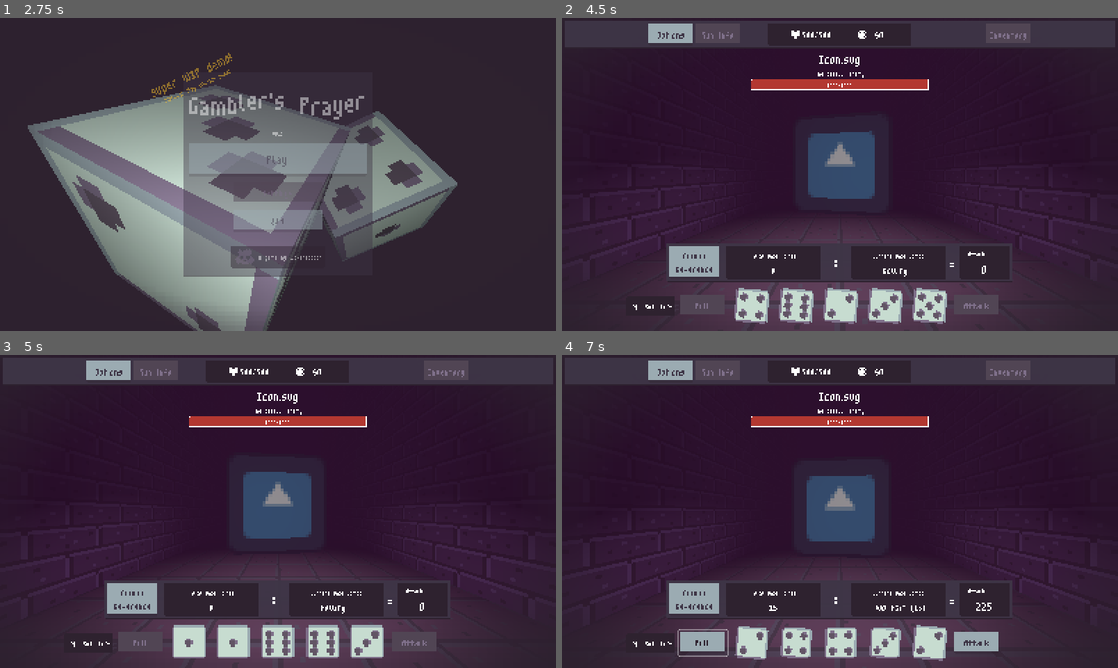
Above: before the commit, frames 1-4 (two rows, left to right).
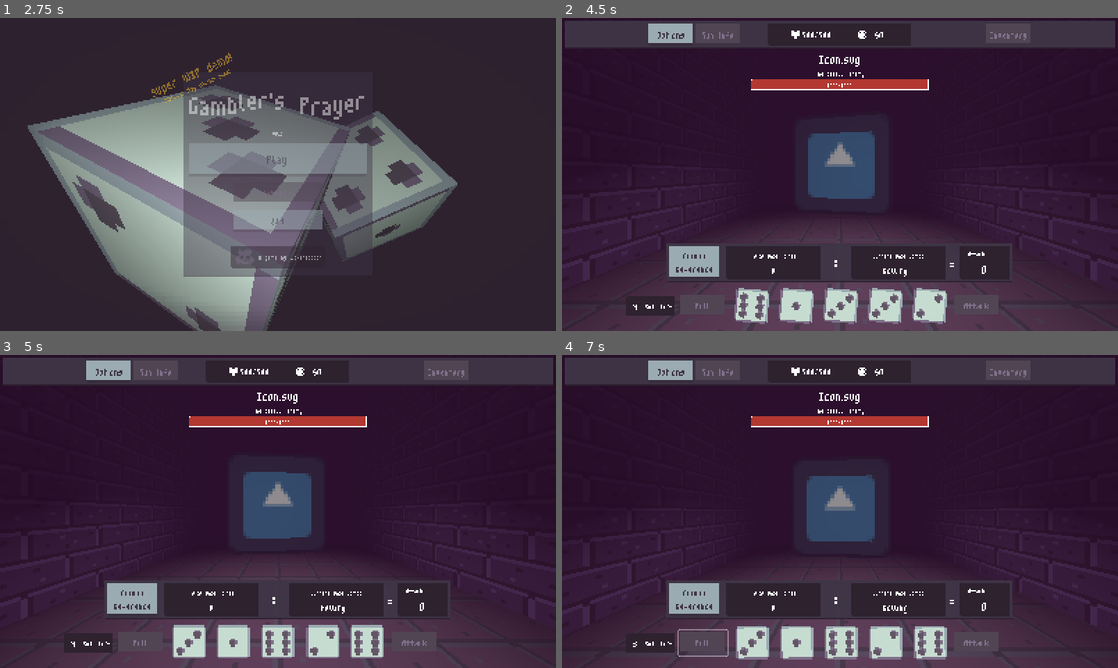
Above: after the commit, the same moments.

Repository: wokeraccoon/DiceGame
Game: Godot game, scene res://scenes/main.tscn
Same seed, same stepped clock (60 frames per second), same inputs: the game is played once before the commit and once after it. The engine's default icon, where the game draws it, is replaced by a stand-in: a white triangle on a blue panel in a dark square.
Inputs:
- Up to frame 1 (2.75 s): tap Enter (ui_accept) at 0.5, 0.77, 1.52 s; hold Up (ui_up) 0.53-1.28 s; hold Down (ui_down) 1.28-2.03 s; hold Up (ui_up) from 2.03 s (still down)
- Up to frame 2 (4.5 s): release Up (ui_up) at 2.75 s; click "Play" at 2.75 s; hold Up (ui_up) 3.53-4.28 s; tap Enter (ui_accept) at 3.77 s; hold Down (ui_down) from 4.28 s (still down)
- Up to frame 3 (5 s): keep holding Down (ui_down); tap Enter (ui_accept) at 4.52 s
- Up to frame 4 (7 s): tap Enter (ui_accept) at 5.27, 6.77 s; release Down (ui_down) at 6.53 s; hold Up (ui_up) from 6.53 s (still down)

Frame 1 is identical in both runs. In frame 2, 0.4% of the frame differs, in the area x 31-69%, y 87-97%; in frame 3, 0.3%; in frame 4, 2.4%, in the area x 12-79%, y 79-98%.
Error in both runs: Cannot call method 'get_device_name' on a null value. (res://scenes/debug/debug_stats_panel.gd:14)

Commit message:
reworked how battle manager works

Diff:
--- a/scenes/game/game_manager.gd
+++ b/scenes/game/game_manager.gd
@@ -1,15 +1,15 @@
 class_name GameManager
 extends Node2D
+
+const BATTLE_MANAGER = preload("res://scenes/game/managers/battle_manager/battle_manager.tscn")
 
 @onready var player_manager: PlayerManager = %PlayerManager
 @onready var dice_calculator: DiceCalculator = %DiceCalculator
 
-@onready var enemy_manager: EnemyManager = %EnemyManager
-@onready var battle_manager : BattleManager = %BattleManager
-
 @onready var top_bar_ui: TopBarUI = %TopBarUI
 
-@onready var battle_ui_layer : CanvasLayer = %BattleUILayer
+@onready var battle_ui_layer: CanvasLayer = %BattleUILayer
+var battle_manager : BattleManager
 
 enum ManagerStates {
 	START_STAGE,
@@ -33,5 +33,7 @@
 
 	match manager_state:
 		ManagerStates.START_STAGE:
-			battle_ui_layer.show()
-			battle_manager.start_battle()
+			battle_manager = BATTLE_MANAGER.instantiate()
+			battle_ui_layer.add_child(battle_manager)
+
+			battle_manager.start_battle(player_manager,dice_calculator)
--- a/scenes/game/game_manager.tscn
+++ b/scenes/game/game_manager.tscn
@@ -1,16 +1,9 @@
-[gd_scene load_steps=12 format=3 uid="uid://b6hkp7ydpotqs"]
+[gd_scene load_steps=5 format=3 uid="uid://b6hkp7ydpotqs"]
 
 [ext_resource type="Script" uid="uid://v54vb110se7y" path="res://scenes/game/game_manager.gd" id="1_x6pty"]
 [ext_resource type="PackedScene" uid="uid://b2rt1670ts75n" path="res://scenes/game/managers/dice_calculator/dice_calculator.tscn" id="2_ghnn3"]
 [ext_resource type="PackedScene" uid="uid://c8iv0aaoj855d" path="res://scenes/game/managers/player_manager/player_manager.tscn" id="3_o5hsk"]
-[ext_resource type="PackedScene" uid="uid://tliv023b8t2y" path="res://scenes/game/battle_stage/battle_ui/player_dice_ui/player_dice_ui.tscn" id="4_g0gdj"]
-[ext_resource type="PackedScene" uid="uid://bt7hu8n4rfque" path="res://gui_assets/vignette.tscn" id="4_o5hsk"]
-[ext_resource type="PackedScene" uid="uid://cdbe3ylrhpbku" path="res://scenes/game/managers/enemy_manager/enemy_manager.tscn" id="4_wap17"]
-[ext_resource type="Resource" uid="uid://bla561aa14rfg" path="res://enemies/icon.tres" id="5_0vd8f"]
-[ext_resource type="Script" uid="uid://cfq66dvtr34an" path="res://scenes/game/managers/battle_manager.gd" id="6_iorb4"]
 [ext_resource type="PackedScene" uid="uid://cv7a1erym7ml7" path="res://scenes/game/top_bar_ui/top_bar_ui.tscn" id="6_u5ytd"]
-[ext_resource type="PackedScene" uid="uid://dsqqw522ht8gh" path="res://scenes/game/battle_stage/battle_ui/enemy_info_ui.tscn" id="7_ok4xb"]
-[ext_resource type="PackedScene" uid="uid://o0mlkxh53i6j" path="res://scenes/game/battle_stage/battle_ui/enemy_dice_ui.tscn" id="10_0vd8f"]
 
 [node name="GameManager" type="Node2D"]
 script = ExtResource("1_x6pty")
@@ -21,68 +14,16 @@
 [node name="PlayerManager" parent="." instance=ExtResource("3_o5hsk")]
 unique_name_in_owner = true
 
-[node name="EnemyManager" parent="." instance=ExtResource("4_wap17")]
-unique_name_in_owner = true
-enemy_resource = ExtResource("5_0vd8f")
-
 [node name="WorldLayer" type="CanvasLayer" parent="."]
-
-[node name="SubViewportContainer" type="SubViewportContainer" parent="WorldLayer"]
-anchors_preset = 15
-anchor_right = 1.0
-anchor_bottom = 1.0
-grow_horizontal = 2
-grow_vertical = 2
-stretch = true
-stretch_shrink = 4
-
-[node name="WorldSubViewport" type="SubViewport" parent="WorldLayer/SubViewportContainer"]
-unique_name_in_owner = true
-handle_input_locally = false
-size = Vector2i(320, 180)
-render_target_update_mode = 4
-
-[node name="Vignette" parent="WorldLayer" instance=ExtResource("4_o5hsk")]
 
 [node name="BattleUILayer" type="CanvasLayer" parent="."]
 unique_name_in_owner = true
 
-[node name="BattleManager" type="Node" parent="BattleUILayer"]
-unique_name_in_owner = true
-script = ExtResource("6_iorb4")
-
-[node name="PlayerDiceUI" parent="BattleUILayer" instance=ExtResource("4_g0gdj")]
-unique_name_in_owner = true
+[node name="TraversingLayer" type="CanvasLayer" parent="."]
 visible = false
-
-[node name="EnemyInfoUI" parent="BattleUILayer" instance=ExtResource("7_ok4xb")]
-unique_name_in_owner = true
-visible = false
-
-[node name="EnemyDiceUI" parent="BattleUILayer" instance=ExtResource("10_0vd8f")]
-unique_name_in_owner = true
-visible = false
-
-[node name="EnemyDamageTextSpawner" type="Control" parent="BattleUILayer"]
-unique_name_in_owner = true
-layout_mode = 3
-anchors_preset = 8
-anchor_left = 0.5
-anchor_top = 0.5
-anchor_right = 0.5
-anchor_bottom = 0.5
-grow_horizontal = 2
-grow_vertical = 2
-
-[node name="TraversingLayer" type="CanvasLayer" parent="."]
 
 [node name="InfoBarLayer" type="CanvasLayer" parent="."]
 layer = 5
 
 [node name="TopBarUI" parent="InfoBarLayer" instance=ExtResource("6_u5ytd")]
 unique_name_in_owner = true
-
-[connection signal="player_died" from="PlayerManager" to="BattleUILayer/BattleManager" method="_on_player_manager_player_died"]
-[connection signal="dice_roll_finished" from="BattleUILayer/PlayerDiceUI" to="BattleUILayer/BattleManager" method="_on_player_dice_ui_dice_roll_finished"]
-[connection signal="player_attack" from="BattleUILayer/PlayerDiceUI" to="BattleUILayer/BattleManager" method="_on_player_dice_ui_player_attack"]
-[connection signal="dice_roll_finished" from="BattleUILayer/EnemyDiceUI" to="BattleUILayer/BattleManager" method="_on_enemy_dice_ui_dice_roll_finished"]
--- a/scenes/game/managers/battle_manager.gd
+++ b/scenes/game/managers/battle_manager.gd
@@ -16,33 +16,27 @@
 
 var battle_state : BattleStates = BattleStates.START
 
-@onready var player_manager: PlayerManager = %PlayerManager
-@onready var dice_calculator: DiceCalculator = %DiceCalculator
+var player_manager: PlayerManager
+var dice_calculator: DiceCalculator
+
+@onready var enemy_manager: EnemyManager = %EnemyManager
 @onready var player_dice_ui: PlayerDiceUI = %PlayerDiceUI
-@onready var top_bar_ui: TopBarUI = %TopBarUI
 @onready var enemy_info_ui: EnemyInfoUI = %EnemyInfoUI
-@onready var enemy_manager: EnemyManager = %EnemyManager
 @onready var enemy_damage_text_spawner: Control = %EnemyDamageTextSpawner
 @onready var enemy_dice_ui: EnemyDiceUI = %EnemyDiceUI
-@onready var world_sub_viewport: SubViewport = %WorldSubViewport
+@onready var battle_stage_3d: BattleStage3D = %BattleStage3D
 
 var player_attack_score : int = 0
 var enemy_attack_score : int = 0
 
-const BATTLE_STAGE_3D = preload("res://scenes/game/dungeon_world_3d/battle_stage_3d.tscn")
-var battle_stage_3d: BattleStage3D = null
 
-signal battle_over
+signal player_victory
+signal player_defeat
 
-func start_battle() -> void:
-	battle_stage_3d = BATTLE_STAGE_3D.instantiate()
-	world_sub_viewport.add_child(battle_stage_3d)
-	battle_stage_3d.battle_ready.connect(_on_battle_stage_3d_battle_ready)
-	battle_stage_3d.player_just_attacked.connect(_on_battle_stage_3d_player_just_attacked)
-	battle_stage_3d.enemy_just_attacked.connect(_on_battle_stage_3d_enemy_just_attacked)
-	battle_stage_3d.player_dying_animation_finished.connect(_on_battle_stage_3d_player_dying_animation_finished)
-	battle_stage_3d.enemy_dying_animation_finished.connect(_on_battle_stage_3d_enemy_dying_animation_finished)
-
+func start_battle(player_manager_instance : PlayerManager, dice_calculator_instance : DiceCalculator) -> void:
+	player_manager = player_manager_instance
+	dice_calculator = dice_calculator_instance
+	player_manager.player_died.connect(_on_player_manager_player_died)
 	_change_state(BattleStates.START)
 
 
@@ -86,13 +80,11 @@
 			enemy_info_ui.hide()
 			player_dice_ui.hide()
 			enemy_dice_ui.hide()
-			top_bar_ui.hide()
 		BattleStates.PLAYER_LOST:
 			battle_stage_3d.player_dead()
 			enemy_info_ui.hide()
 			player_dice_ui.hide()
 			enemy_dice_ui.hide()
-			top_bar_ui.hide()
 
 func _on_player_dice_ui_dice_roll_finished(dice_values: Dictionary[String,int]) -> void:
 	player_attack_score = 0
@@ -127,16 +119,12 @@
 	_change_state(BattleStates.PLAYER_TURN)
 
 
-func _on_player_manager_player_died() -> void:
-	_change_state(BattleStates.PLAYER_LOST)
-
-
 func _on_battle_stage_3d_enemy_dying_animation_finished() -> void:
-	battle_stage_3d.queue_free()
+	print("enemy_died")
 
 
 func _on_battle_stage_3d_player_dying_animation_finished() -> void:
-	battle_stage_3d.queue_free()
+	print("player_died")
 
 
 func _on_battle_stage_3d_enemy_just_attacked() -> void:
@@ -150,11 +138,16 @@
 	var floating_text : FloatingText = FLOATING_TEXT.instantiate()
 	enemy_damage_text_spawner.add_child(floating_text)
 	floating_text.set_floating_text(str(player_attack_score),floating_text.ColorPresets.ENEMY_DAMAGE)
-	enemy_manager.health -= player_attack_score
+	enemy_manager.update_health(-player_attack_score)
+
 	enemy_info_ui.set_enemy_health_info(enemy_manager.health,enemy_manager.max_health)
-	await get_tree().create_timer(1).timeout
 
-	if enemy_manager.health <= 0:
-		_change_state(BattleStates.ENEMY_LOST)
-	else:
+	if enemy_manager.health > 0:
 		_change_state(BattleStates.ENEMY_TURN)
+
+
+func _on_enemy_manager_enemy_died() -> void:
+	_change_state(BattleStates.ENEMY_LOST)
+
+func _on_player_manager_player_died() -> void:
+	_change_state(BattleStates.PLAYER_LOST)
--- /dev/null
+++ b/scenes/game/managers/battle_manager/battle_manager.tscn
@@ -0,0 +1,67 @@
+[gd_scene load_steps=8 format=3 uid="uid://mjax8ndkjpo"]
+
+[ext_resource type="Script" uid="uid://cfq66dvtr34an" path="res://scenes/game/managers/battle_manager.gd" id="1_fg1kb"]
+[ext_resource type="PackedScene" uid="uid://tliv023b8t2y" path="res://scenes/game/managers/battle_manager/battle_stage/battle_ui/player_dice_ui/player_dice_ui.tscn" id="2_crwhu"]
+[ext_resource type="PackedScene" uid="uid://cdbe3ylrhpbku" path="res://scenes/game/managers/enemy_manager/enemy_manager.tscn" id="2_p8obw"]
+[ext_resource type="Resource" uid="uid://bla561aa14rfg" path="res://enemies/icon.tres" id="3_2d04w"]
+[ext_resource type="PackedScene" uid="uid://dkx41chdlblvm" path="res://scenes/game/managers/battle_manager/battle_stage/dungeon_world_3d/battle_stage_3d.tscn" id="3_7e5o1"]
+[ext_resource type="PackedScene" uid="uid://dsqqw522ht8gh" path="res://scenes/game/managers/battle_manager/battle_stage/battle_ui/enemy_info_ui.tscn" id="3_p8obw"]
+[ext_resource type="PackedScene" uid="uid://o0mlkxh53i6j" path="res://scenes/game/managers/battle_manager/battle_stage/battle_ui/enemy_dice_ui.tscn" id="4_7e5o1"]
+
+[node name="BattleManager" type="Node"]
+script = ExtResource("1_fg1kb")
+
+[node name="EnemyManager" parent="." instance=ExtResource("2_p8obw")]
+unique_name_in_owner = true
+enemy_resource = ExtResource("3_2d04w")
+
+[node name="SubViewportContainer" type="SubViewportContainer" parent="."]
+anchors_preset = 15
+anchor_right = 1.0
+anchor_bottom = 1.0
+grow_horizontal = 2
+grow_vertical = 2
+stretch = true
+stretch_shrink = 4
+
+[node name="WorldSubViewport" type="SubViewport" parent="SubViewportContainer"]
+unique_name_in_owner = true
+handle_input_locally = false
+size = Vector2i(320, 180)
+render_target_update_mode = 4
+
+[node name="BattleStage3D" parent="SubViewportContainer/WorldSubViewport" instance=ExtResource("3_7e5o1")]
+unique_name_in_owner = true
+
+[node name="PlayerDiceUI" parent="." instance=ExtResource("2_crwhu")]
+unique_name_in_owner = true
+visible = false
+
+[node name="EnemyInfoUI" parent="." instance=ExtResource("3_p8obw")]
+unique_name_in_owner = true
+visible = false
+
+[node name="EnemyDiceUI" parent="." instance=ExtResource("4_7e5o1")]
+unique_name_in_owner = true
+visible = false
+
+[node name="EnemyDamageTextSpawner" type="Control" parent="."]
+unique_name_in_owner = true
+layout_mode = 3
+anchors_preset = 8
+anchor_left = 0.5
+anchor_top = 0.5
+anchor_right = 0.5
+anchor_bottom = 0.5
+grow_horizontal = 2
+grow_vertical = 2
+
+[connection signal="enemy_died" from="EnemyManager" to="." method="_on_enemy_manager_enemy_died"]
+[connection signal="battle_ready" from="SubViewportContainer/WorldSubViewport/BattleStage3D" to="." method="_on_battle_stage_3d_battle_ready"]
+[connection signal="enemy_dying_animation_finished" from="SubViewportContainer/WorldSubViewport/BattleStage3D" to="." method="_on_battle_stage_3d_enemy_dying_animation_finished"]
+[connection signal="enemy_just_attacked" from="SubViewportContainer/WorldSubViewport/BattleStage3D" to="." method="_on_battle_stage_3d_enemy_just_attacked"]
+[connection signal="player_dying_animation_finished" from="SubViewportContainer/WorldSubViewport/BattleStage3D" to="." method="_on_battle_stage_3d_player_dying_animation_finished"]
+[connection signal="player_just_attacked" from="SubViewportContainer/WorldSubViewport/BattleStage3D" to="." method="_on_battle_stage_3d_player_just_attacked"]
+[connection signal="dice_roll_finished" from="PlayerDiceUI" to="." method="_on_player_dice_ui_dice_roll_finished"]
+[connection signal="player_attack" from="PlayerDiceUI" to="." method="_on_player_dice_ui_player_attack"]
+[connection signal="dice_roll_finished" from="EnemyDiceUI" to="." method="_on_enemy_dice_ui_dice_roll_finished"]
--- a/scenes/game/battle_stage/battle_ui/enemy_dice_ui.tscn
+++ b/scenes/game/managers/battle_manager/battle_stage/battle_ui/enemy_dice_ui.tscn
@@ -1,6 +1,6 @@
 [gd_scene load_steps=3 format=3 uid="uid://o0mlkxh53i6j"]
 
-[ext_resource type="Script" uid="uid://dt82luyyo7iua" path="res://scenes/game/battle_stage/battle_ui/enemy_dice_ui.gd" id="1_omwut"]
+[ext_resource type="Script" uid="uid://dt82luyyo7iua" path="res://scenes/game/managers/battle_manager/battle_stage/battle_ui/enemy_dice_ui.gd" id="1_omwut"]
 [ext_resource type="StyleBox" uid="uid://cicxvr8nl2f60" path="res://gui_assets/panel/panel_alt.tres" id="3_omwut"]
 
 [node name="EnemyDiceUI" type="Control"]
--- a/scenes/game/battle_stage/battle_ui/enemy_info_ui.tscn
+++ b/scenes/game/managers/battle_manager/battle_stage/battle_ui/enemy_info_ui.tscn
@@ -1,6 +1,6 @@
 [gd_scene load_steps=2 format=3 uid="uid://dsqqw522ht8gh"]
 
-[ext_resource type="Script" uid="uid://e2kax4pil21" path="res://scenes/game/battle_stage/battle_ui/enemy_info_ui.gd" id="1_jbi3i"]
+[ext_resource type="Script" uid="uid://e2kax4pil21" path="res://scenes/game/managers/battle_manager/battle_stage/battle_ui/enemy_info_ui.gd" id="1_jbi3i"]
 
 [node name="EnemyInfoUI" type="Control"]
 layout_mode = 3
--- a/scenes/game/battle_stage/battle_ui/player_dice_ui/dice_reference_ui/combo_reference_ui.tscn
+++ b/scenes/game/managers/battle_manager/battle_stage/battle_ui/player_dice_ui/dice_reference_ui/combo_reference_ui.tscn
@@ -1,7 +1,7 @@
 [gd_scene load_steps=4 format=3 uid="uid://di75elvh0b7x8"]
 
 [ext_resource type="StyleBox" uid="uid://cicxvr8nl2f60" path="res://gui_assets/panel/panel_alt.tres" id="1_ms7yw"]
-[ext_resource type="Script" uid="uid://b6u20o1d5fctp" path="res://scenes/game/battle_stage/battle_ui/player_dice_ui/dice_reference_ui/combo_reference_ui.gd" id="1_y5o1d"]
+[ext_resource type="Script" uid="uid://b6u20o1d5fctp" path="res://scenes/game/managers/battle_manager/battle_stage/battle_ui/player_dice_ui/dice_reference_ui/combo_reference_ui.gd" id="1_y5o1d"]
 [ext_resource type="PackedScene" uid="uid://bpa5hb2vk5kyk" path="res://dice/dice.tscn" id="3_30ndq"]
 
 [node name="ComboReferenceUI" type="Control"]
--- a/scenes/game/battle_stage/battle_ui/player_dice_ui/player_dice_ui.tscn
+++ b/scenes/game/managers/battle_manager/battle_stage/battle_ui/player_dice_ui/player_dice_ui.tscn
@@ -1,8 +1,8 @@
 [gd_scene load_steps=6 format=3 uid="uid://tliv023b8t2y"]
 
-[ext_resource type="Script" uid="uid://c8el58cqssgax" path="res://scenes/game/battle_stage/battle_ui/player_dice_ui/player_dice_ui.gd" id="1_3dxad"]
+[ext_resource type="Script" uid="uid://c8el58cqssgax" path="res://scenes/game/managers/battle_manager/battle_stage/battle_ui/player_dice_ui/player_dice_ui.gd" id="1_3dxad"]
 [ext_resource type="Theme" uid="uid://df1l4akfmabug" path="res://gui_assets/game_theme.tres" id="1_d8wp3"]
-[ext_resource type="PackedScene" uid="uid://di75elvh0b7x8" path="res://scenes/game/battle_stage/battle_ui/player_dice_ui/dice_reference_ui/combo_reference_ui.tscn" id="4_fkdcp"]
+[ext_resource type="PackedScene" uid="uid://di75elvh0b7x8" path="res://scenes/game/managers/battle_manager/battle_stage/battle_ui/player_dice_ui/dice_reference_ui/combo_reference_ui.tscn" id="4_fkdcp"]
 [ext_resource type="Texture2D" uid="uid://djxqfcftc5p30" path="res://gui_assets/panel/panel_background_dark.png" id="4_p55k8"]
 
 [sub_resource type="StyleBoxTexture" id="StyleBoxTexture_sjw43"]
--- a/scenes/game/dungeon_world_3d/battle_stage_3d.tscn
+++ b/scenes/game/managers/battle_manager/battle_stage/dungeon_world_3d/battle_stage_3d.tscn
@@ -1,6 +1,6 @@
 [gd_scene load_steps=23 format=3 uid="uid://dkx41chdlblvm"]
 
-[ext_resource type="Script" uid="uid://bofqdlnkp8a1t" path="res://scenes/game/dungeon_world_3d/battle_stage_3d.gd" id="1_vctwu"]
+[ext_resource type="Script" uid="uid://bofqdlnkp8a1t" path="res://scenes/game/managers/battle_manager/battle_stage/dungeon_world_3d/battle_stage_3d.gd" id="1_vctwu"]
 [ext_resource type="Material" uid="uid://blyf6qcep6rvq" path="res://scenes/game/dungeon_assets/dungeon_wall_mat.tres" id="2_mb4eh"]
 [ext_resource type="Material" uid="uid://biat7o7g74y4c" path="res://scenes/game/dungeon_assets/dungeon_floor_mat.tres" id="3_kapum"]
 [ext_resource type="Texture2D" uid="uid://cthdjn64hfl7r" path="res://icon.svg" id="4_gh2vl"]
--- a/scenes/game/managers/enemy_manager/enemy_manager.gd
+++ b/scenes/game/managers/enemy_manager/enemy_manager.gd
@@ -1,17 +1,23 @@
 class_name EnemyManager
 extends Node
 
-var max_health : int = 100
+var max_health : int = 1000
 
-var health : int = 100
+var health : int = 1000
 
 var dice_ammount : int = 5
 
 @export var inventory : Array[Item] = []
 @export var enemy_resource : Enemy
 
+signal enemy_died
 
-func _ready() -> void:
-	#dice_ammount = randi_range(2,5)
-	max_health = randi_range(5,10) * 100
-	health = max_health
+func update_health(health_change : int = 0, max_health_change : int = 0) -> void:
+	health += health_change
+	max_health += max_health_change
+
+	if health > max_health:
+		health = max_health
+
+	if health <= 0:
+		enemy_died.emit()
Renamed: scenes/game/battle_stage/battle_ui/enemy_dice_ui.gd -> scenes/game/managers/battle_manager/battle_stage/battle_ui/enemy_dice_ui.gd
Renamed: scenes/game/battle_stage/battle_ui/enemy_dice_ui.gd.uid -> scenes/game/managers/battle_manager/battle_stage/battle_ui/enemy_dice_ui.gd.uid
Renamed: scenes/game/battle_stage/battle_ui/enemy_info_ui.gd -> scenes/game/managers/battle_manager/battle_stage/battle_ui/enemy_info_ui.gd
Renamed: scenes/game/battle_stage/battle_ui/enemy_info_ui.gd.uid -> scenes/game/managers/battle_manager/battle_stage/battle_ui/enemy_info_ui.gd.uid
Renamed: scenes/game/battle_stage/battle_ui/player_dice_ui/dice_reference_ui/combo_reference_ui.gd -> scenes/game/managers/battle_manager/battle_stage/battle_ui/player_dice_ui/dice_reference_ui/combo_reference_ui.gd
Renamed: scenes/game/battle_stage/battle_ui/player_dice_ui/dice_reference_ui/combo_reference_ui.gd.uid -> scenes/game/managers/battle_manager/battle_stage/battle_ui/player_dice_ui/dice_reference_ui/combo_reference_ui.gd.uid
Renamed: scenes/game/battle_stage/battle_ui/player_dice_ui/player_dice_ui.gd -> scenes/game/managers/battle_manager/battle_stage/battle_ui/player_dice_ui/player_dice_ui.gd
Renamed: scenes/game/battle_stage/battle_ui/player_dice_ui/player_dice_ui.gd.uid -> scenes/game/managers/battle_manager/battle_stage/battle_ui/player_dice_ui/player_dice_ui.gd.uid
Renamed: scenes/game/dungeon_world_3d/battle_stage_3d.gd -> scenes/game/managers/battle_manager/battle_stage/dungeon_world_3d/battle_stage_3d.gd
Renamed: scenes/game/dungeon_world_3d/battle_stage_3d.gd.uid -> scenes/game/managers/battle_manager/battle_stage/dungeon_world_3d/battle_stage_3d.gd.uid
